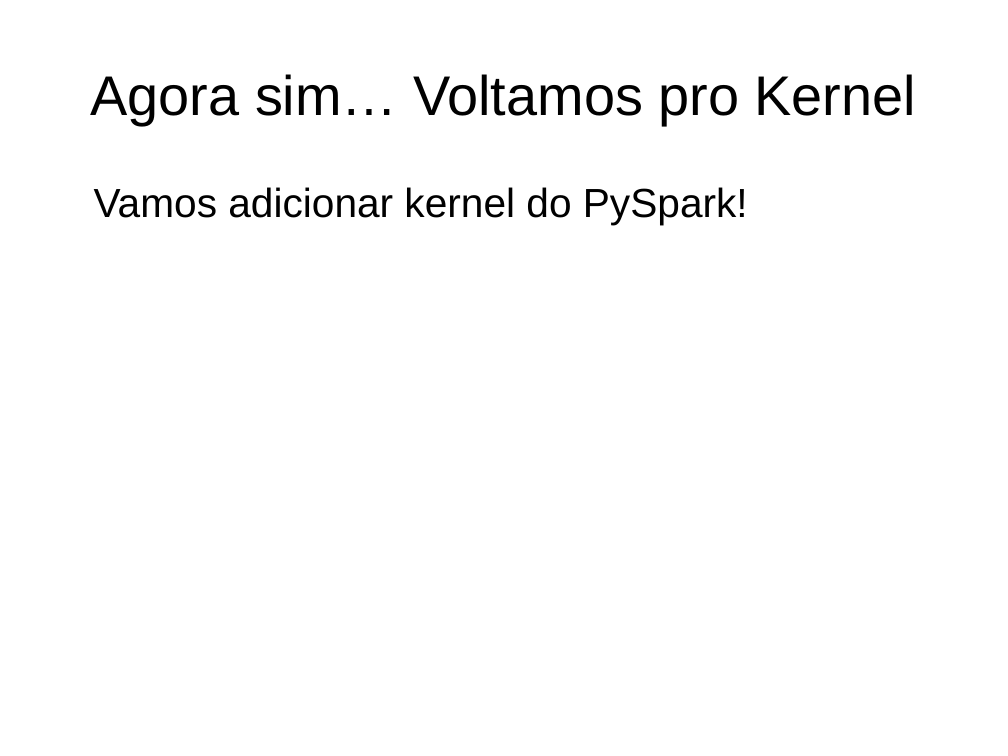
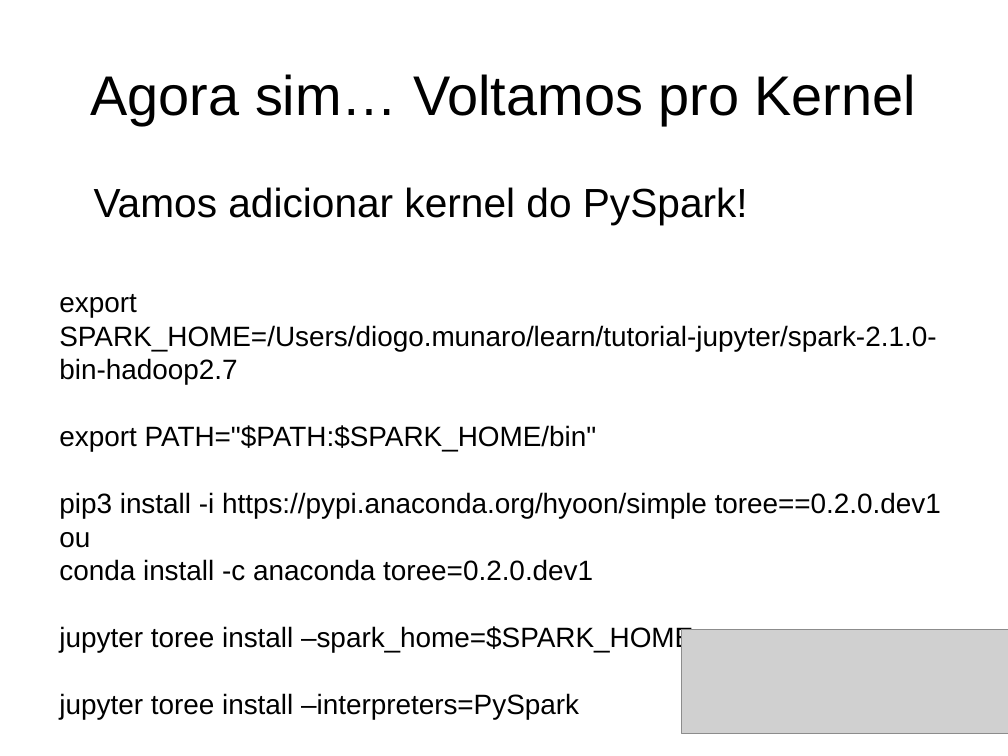
Before and after one commit to dmvieira/tutorial-jupyter-pyspark, a slide deck: slide 11 of tutorial.odp. Drawn at 1008x756 pixels with LibreOffice and Linux fonts; fonts in the diff are those of the drawing; grey boxes stand for pictures. Boxes give left, top, right and bottom in pixels: in the first picture for what was removed or moved away, otherwise in the second. Text is boxed around its words. In the diff, an @@ line names an element or a change of style, - is before the commit and + after.

```diff
--- a/tutorial.odp
+++ b/tutorial.odp
@@ text added at [59, 294, 941, 720], 22 pt, text #000000 @@
+export SPARK_HOME=/Users/diogo.munaro/learn/tutorial-jupyter/spark-2.1.0-bin-hadoop2.7
+export PATH="$PATH:$SPARK_HOME/bin"
+pip3 install -i https://pypi.anaconda.org/hyoon/simple toree==0.2.0.dev1
+ou
+conda install -c anaconda toree=0.2.0.dev1
+jupyter toree install –spark_home=$SPARK_HOME
+jupyter toree install –interpreters=PySpark
+jupyter notebook
@@ picture added at [682, 630, 1008, 734] @@
```
Also in this commit, not shown: 7 other slides changed, 4 slides added, 3 other files.
